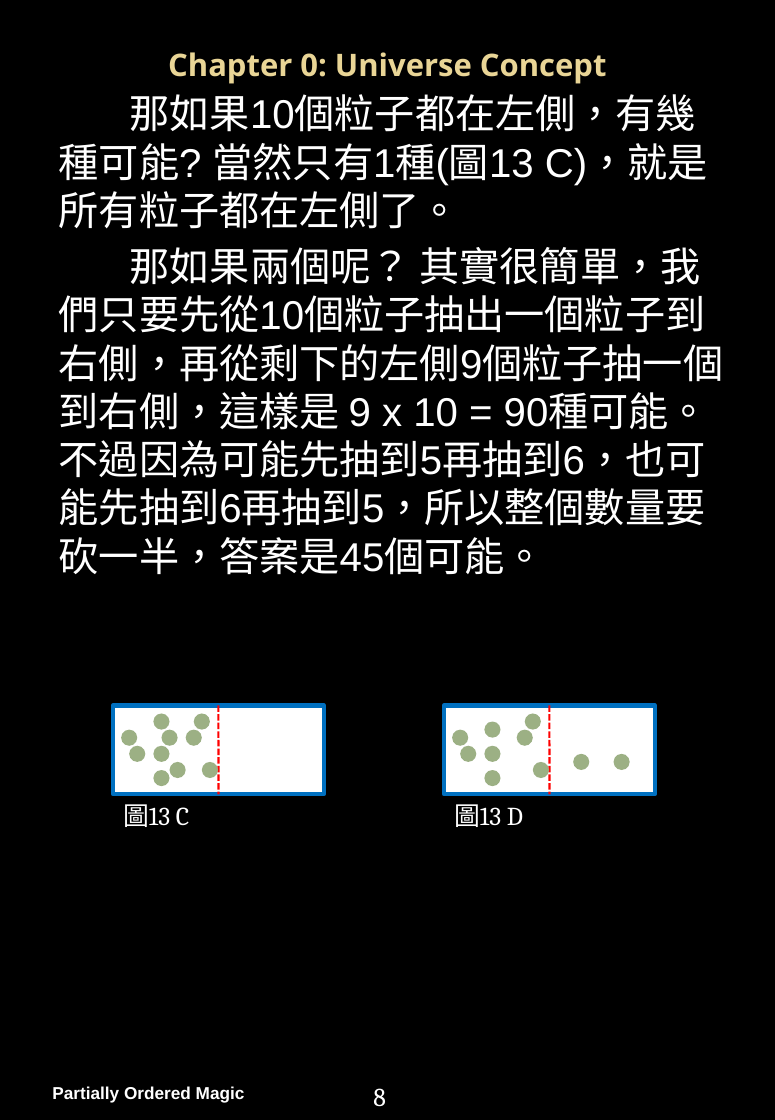
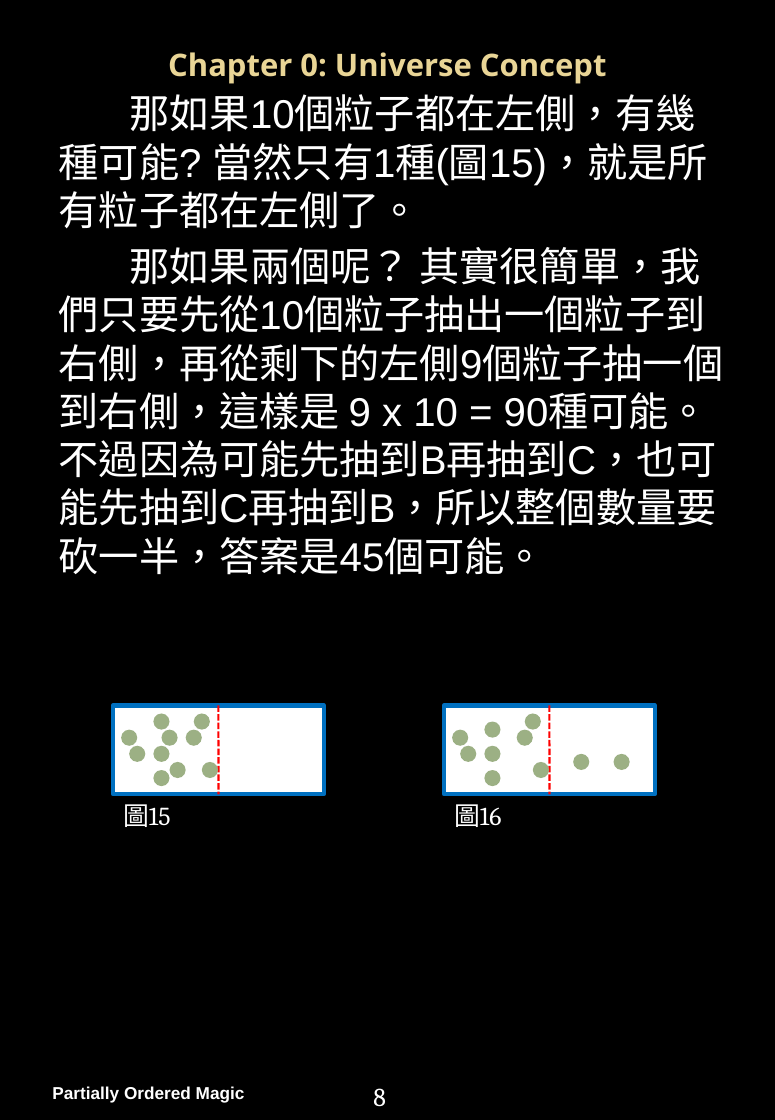
Before and after one commit to PartiallyOrderedMagic/PartiallyOrderedMagic.github.io, a slide deck: slide 8 of MyGame/Partially Ordered Magic Handbook.pptx (slide 9 before the commit). Drawn at 775x1120 pixels with LibreOffice and Linux fonts; fonts in the diff are those of the drawing; background and template pictures are left out. Boxes give left, top, right and bottom in pixels: in the first picture for what was removed or moved away, otherwise in the second. Text is boxed around its words. In the diff, an @@ line names an element or a change of style, - is before the commit and + after.

```diff
--- a/MyGame/Partially Ordered Magic Handbook.pptx
+++ b/MyGame/Partially Ordered Magic Handbook.pptx
@@ text at [59,94,723,575]: text changed @@
-那如果10個粒子都在左側，有幾種可能? 當然只有1種(圖13 C)，就是所有粒子都在左側了。
-那如果兩個呢？ 其實很簡單，我們只要先從10個粒子抽出一個粒子到右側，再從剩下的左側9個粒子抽一個到右側，這樣是 9 x 10 = 90種可能。不過因為可能先抽到5再抽到6，也可能先抽到6再抽到5，所以整個數量要砍一半，答案是45個可能。
+那如果10個粒子都在左側，有幾種可能? 當然只有1種(圖15)，就是所有粒子都在左側了。
+那如果兩個呢？ 其實很簡單，我們只要先從10個粒子抽出一個粒子到右側，再從剩下的左側9個粒子抽一個到右側，這樣是 9 x 10 = 90種可能。不過因為可能先抽到B再抽到C，也可能先抽到C再抽到B，所以整個數量要砍一半，答案是45個可能。
@@ text at [123,804,170,827]: text changed @@
-圖13 C
+圖15
@@ text at [454,804,501,827]: text changed @@
-圖13 D
+圖16
```
Also in this commit, not shown: 30 other slides changed, 55 slides added, 5 slides removed, 4 other files.
